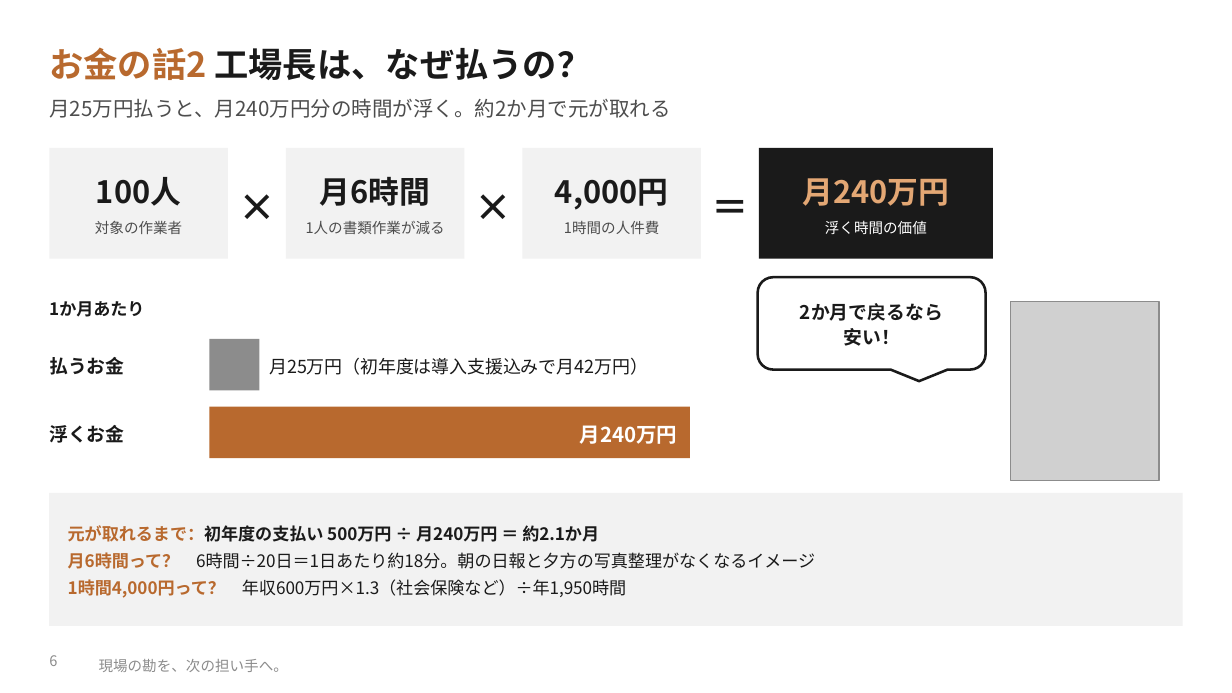
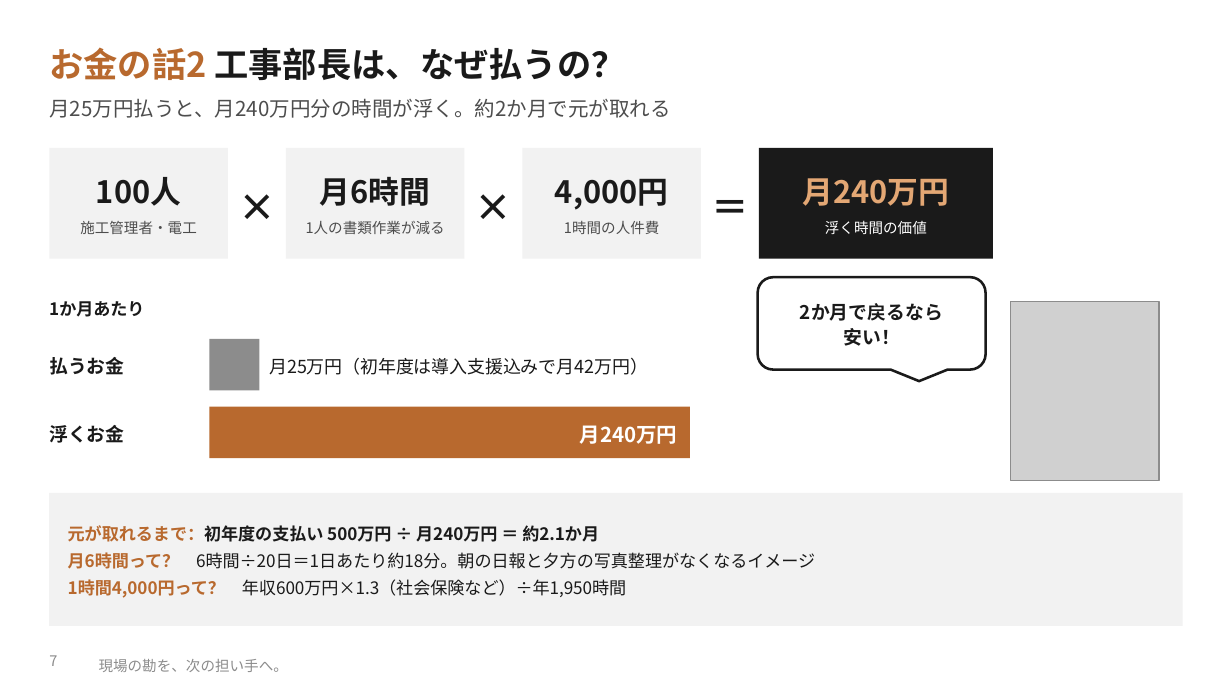
Before and after one commit to SEITOSHIKI/-ai-commute-audio-, a slide deck: slide 7 of deck/令和の虎_やさしい版_マンガでわかる収益構造.pptx (slide 6 before the commit). Drawn at 1232x693 pixels with LibreOffice and Linux fonts; fonts in the diff are those of the drawing; grey boxes stand for pictures; background and template pictures are left out. Boxes give left, top, right and bottom in pixels: in the first picture for what was removed or moved away, otherwise in the second. Text is boxed around its words. In the diff, an @@ line names an element or a change of style, - is before the commit and + after.

```diff
--- a/deck/令和の虎_やさしい版_マンガでわかる収益構造.pptx
+++ b/deck/令和の虎_やさしい版_マンガでわかる収益構造.pptx
@@ text at box(49, 47, 625, 80): text changed @@
-お金の話2 工場長は、なぜ払うの？
+お金の話2 工事部長は、なぜ払うの？
@@ text at box(80, 221, 197, 234): text changed @@
-対象の作業者
+施工管理者・電工
@@ page number at box(49, 655, 57, 666): text changed @@
-6
+7
```
Also in this commit, not shown: 9 other slides changed, 1 slide added, 16 other files.
